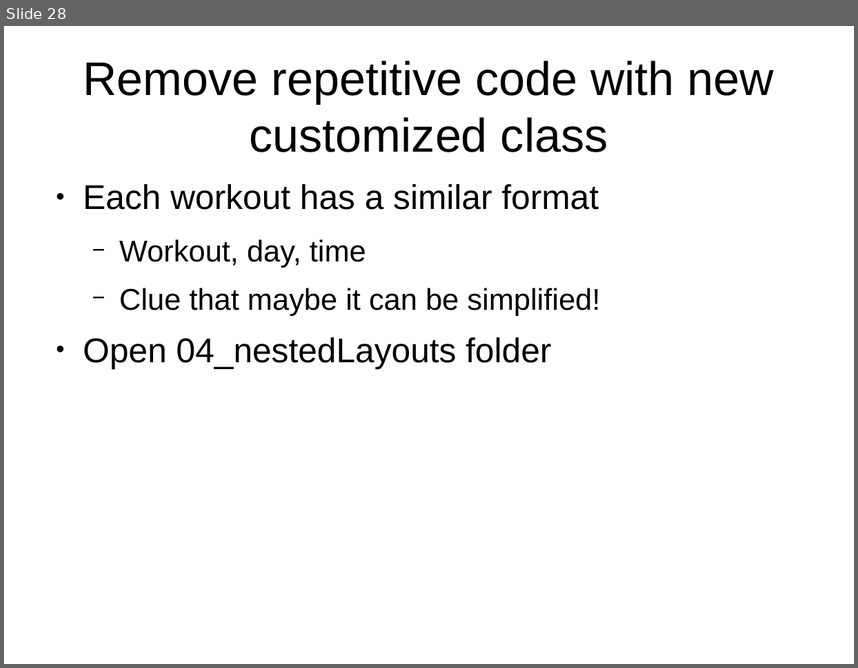
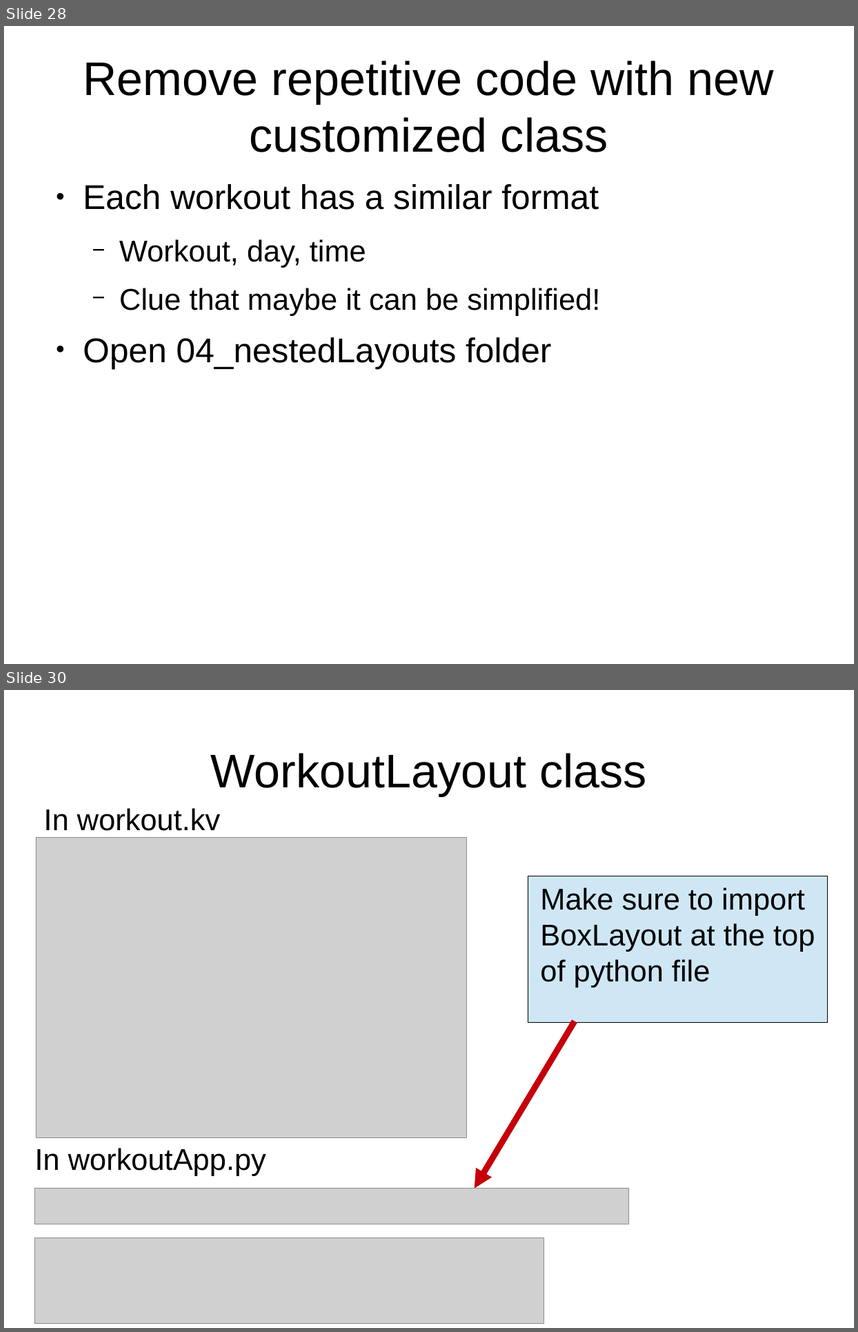
Before and after one commit to adasilva/intro_kivy, a slide deck: intro_kivy.odp. Shown one above the other, each under a label of ours: slide 28 before the commit, slides 28 and 30 after it; the slides between them are not shown. The pictures are 858x668 and 858x1332 pixels, drawn with LibreOffice and Linux fonts; fonts in the diff are those of the drawing; grey boxes stand for pictures. Boxes give left, top, right and bottom in pixels: in the first picture for what was removed or moved away, otherwise in the second. Text is boxed around its words. In the diff, an @@ line names an element or a change of style, - is before the commit and + after.

Commit message:
added 04_nestedLayouts and associated slides

```diff
--- a/intro_kivy.odp
+++ b/intro_kivy.odp
@@ slide 30 added at (4, 690, 854, 1328), background #FFFFFF @@
@@ title added at (210, 753, 647, 796), 44 pt, text #000000 @@
+WorkoutLayout class
@@ text added at (44, 808, 220, 831), 28 pt, text #000000 @@
+In workout.kv
@@ picture added at (36, 838, 467, 1137) @@
@@ rectangle added at (528, 876, 828, 1023), fill #CFE7F5, outline #000000 0 pt @@
@@ text added at (540, 887, 815, 987), 28 pt, text #000000 @@
+Make sure to import BoxLayout at the top of python file
@@ arrow added from (575, 1021) to (475, 1188), #C5000B 5.75 pt @@
@@ text added at (35, 1147, 266, 1176), 28 pt, text #000000 @@
+In workoutApp.py
@@ picture added at (35, 1188, 629, 1225) @@
@@ picture added at (35, 1238, 544, 1323) @@
```
Also in this commit, not shown: 5 other slides added, 2 other files.
